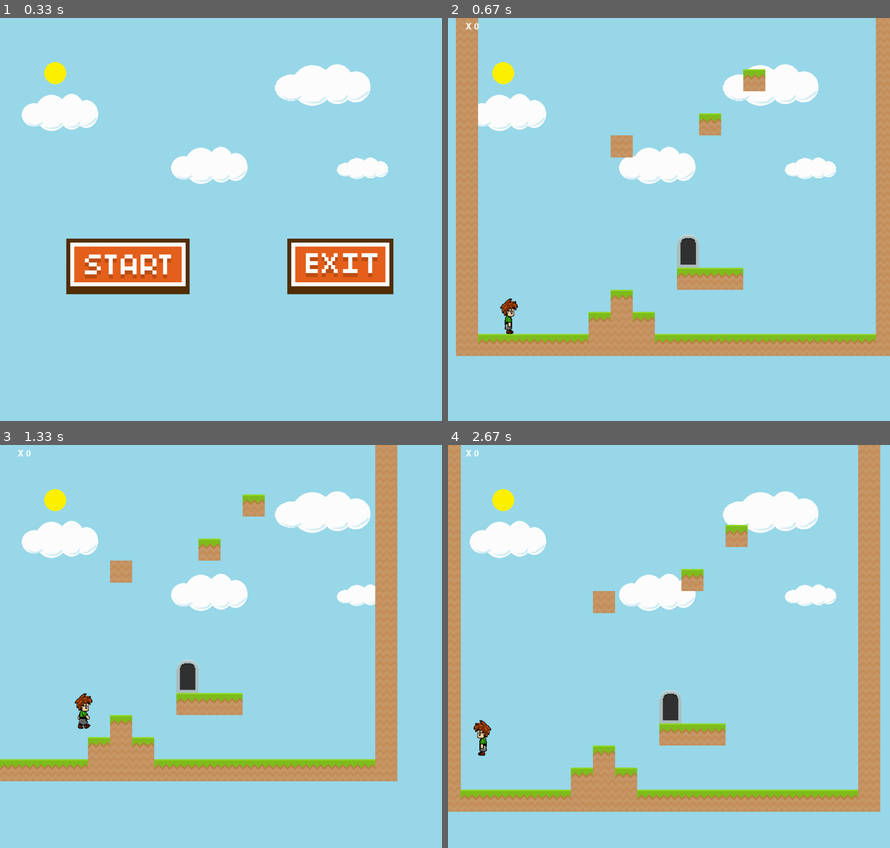
Above: before the commit, frames 1-4 (two rows, left to right).
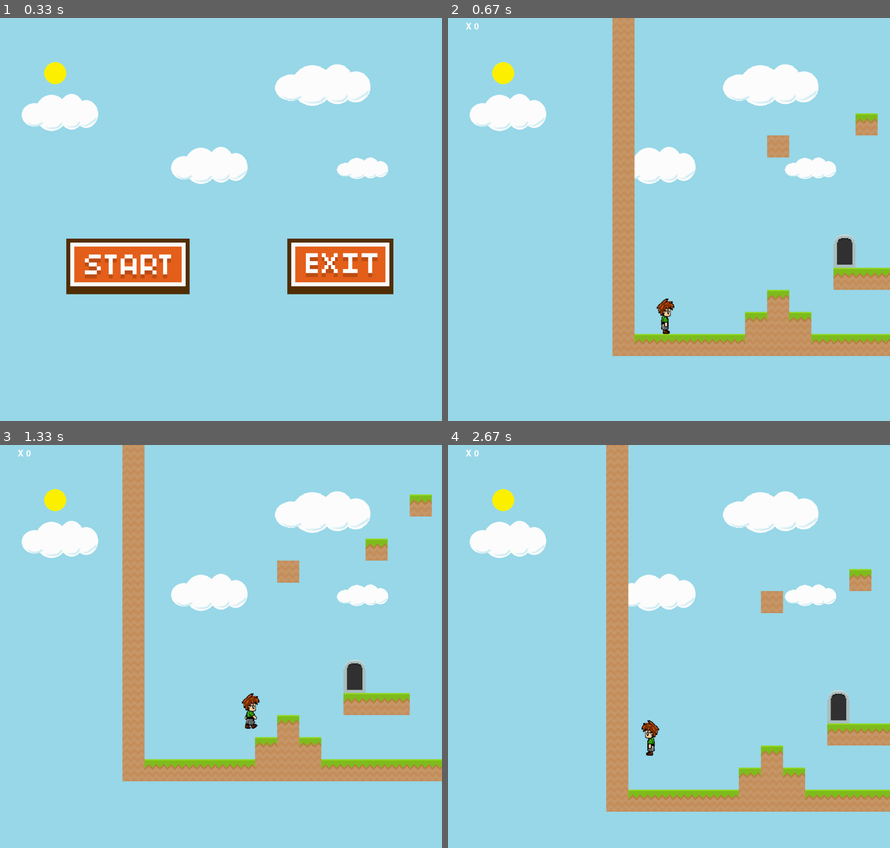
Above: after the commit, the same moments.

Repository: BHalpert/PyGamePlaformGame
Game: pygame game, started from main.py
Same seed, same stepped clock (60 frames per second), same inputs: the game is played once before the commit and once after it.
Inputs (mouse positions are in pixels of both pictures, inside the frame that each line leads up to):
- Up to frame 1 (0.33 s): no input
- Up to frame 2 (0.67 s): click (576, 267) at 0.38 s
- Up to frame 3 (1.33 s): hold Right 0.67-1.13 s; move the mouse to (221, 694) at 0.7 s; hold Right from 1.17 s (still down); tap Space at 1.23 s
- Up to frame 4 (2.67 s): tap Space at 1.53, 1.73, 2.03, 2.3, 2.6 s; release Right at 1.63 s; hold Left 1.67-2.2 s; hold Left 2.23-2.63 s

Frame 1 is identical in both runs. In frame 2, 18% of the frame differs, in the area x 1-100%, y 0-84%; in frame 3, 16%; in frame 4, 19%, in the area x 0-100%, y 0-91%.

Commit message:
Camera movement update

Diff:
--- a/level_editor.py
+++ b/level_editor.py
@@ -83,31 +83,31 @@
 				if world_data[row][col] == 2:
 					#grass blocks
 					img = pygame.transform.scale(grass_img, (tile_size, tile_size))
-					screen.blit(img, (col * tile_size - main.scroll[0], row * tile_size - main.scroll[1]))
+					screen.blit(img, (col * tile_size, row * tile_size ))
 				if world_data[row][col] == 3:
 					#enemy blocks
 					img = pygame.transform.scale(blob_img, (tile_size, int(tile_size * 0.75)))
-					screen.blit(img, (col * tile_size - main.scroll[0], row * tile_size + (tile_size * 0.25) - main.scroll[1]))
+					screen.blit(img, (col * tile_size, row * tile_size + (tile_size * 0.25) ))
 				if world_data[row][col] == 4:
 					#horizontally moving platform
 					img = pygame.transform.scale(platform_x_img, (tile_size, tile_size // 2))
-					screen.blit(img, (col * tile_size - main.scroll[0], row * tile_size - main.scroll[1]))
+					screen.blit(img, (col * tile_size, row * tile_size ))
 				if world_data[row][col] == 5:
 					#vertically moving platform
 					img = pygame.transform.scale(platform_y_img, (tile_size, tile_size // 2))
-					screen.blit(img, (col * tile_size - main.scroll[0], row * tile_size - main.scroll[1]))
+					screen.blit(img, (col * tile_size, row * tile_size))
 				if world_data[row][col] == 6:
 					#lava
 					img = pygame.transform.scale(lava_img, (tile_size, tile_size // 2))
-					screen.blit(img, (col * tile_size - main.scroll[0], row * tile_size + (tile_size // 2) - main.scroll[1]))
+					screen.blit(img, (col * tile_size, row * tile_size + (tile_size // 2)))
 				if world_data[row][col] == 7:
 					#coin
 					img = pygame.transform.scale(coin_img, (tile_size // 2, tile_size // 2))
-					screen.blit(img, (col * tile_size + (tile_size // 4) - main.scroll[0], row * tile_size + (tile_size // 4) - main.scroll[1]))
+					screen.blit(img, (col * tile_size + (tile_size // 4), row * tile_size + (tile_size // 4)))
 				if world_data[row][col] == 8:
 					#exit
 					img = pygame.transform.scale(exit_img, (tile_size, int(tile_size * 1.5)))
-					screen.blit(img, (col * tile_size - main.scroll[0], row * tile_size - (tile_size // 2) - main.scroll[1]))
+					screen.blit(img, (col * tile_size), row * tile_size - (tile_size // 2))
 
 
 
--- a/main.py
+++ b/main.py
@@ -411,7 +411,7 @@
     screen.blit(bg_img, (0,0))  # sky background
     screen.blit(sun_img, (100,100))
 
-    scroll[0] += (player.rect.x - scroll[0] - 120) / 15
+    scroll[0] += (player.rect.x - scroll[0] - 500) / 15
     scroll[1] += (player.rect.y - scroll[1] - 620) / 15
 
     if main_menu == True:
